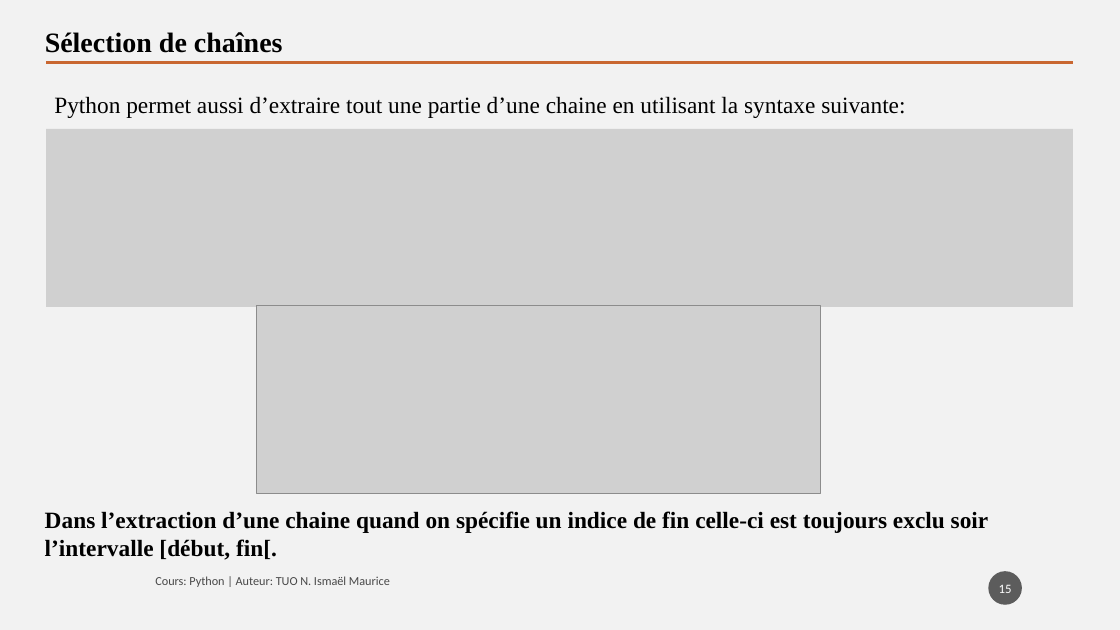
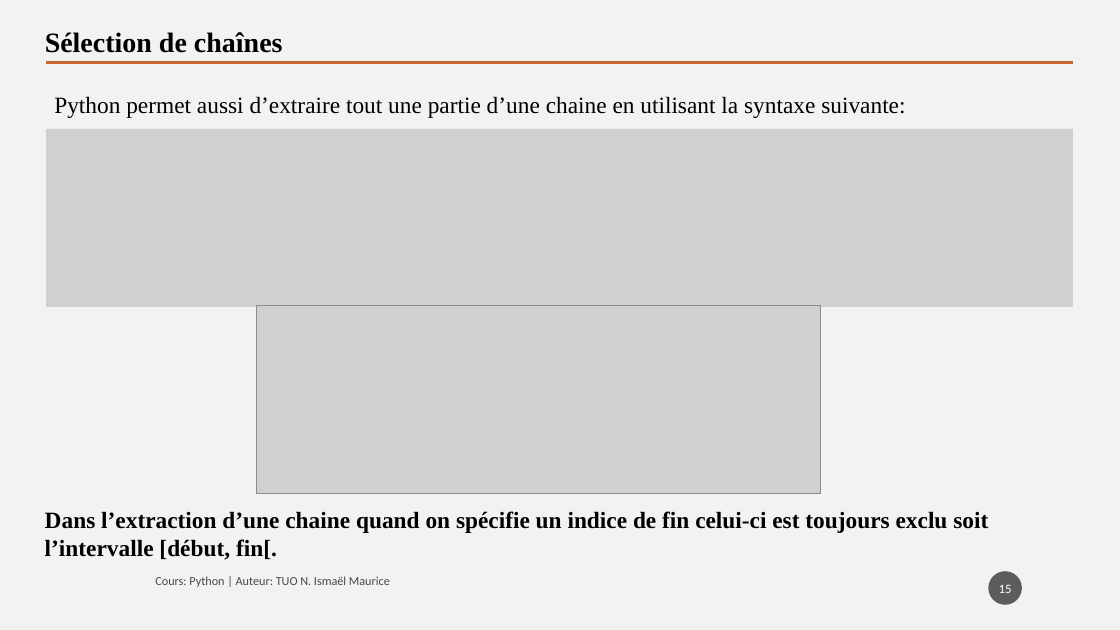
Before and after one commit to tisma95/cours-python, a slide deck: slide 15 of source/Chapitre 8 - Les chaines de caractères.pptx. Drawn at 1120x630 pixels with LibreOffice and Linux fonts; fonts in the diff are those of the drawing; grey boxes stand for pictures. Boxes give left, top, right and bottom in pixels: in the first picture for what was removed or moved away, otherwise in the second. Text is boxed around its words. In the diff, an @@ line names an element or a change of style, - is before the commit and + after.

```diff
--- a/source/Chapitre 8 - Les chaines de caractères.pptx
+++ b/source/Chapitre 8 - Les chaines de caractères.pptx
@@ text at (x1=45, y1=511, x2=988, y2=560): text changed @@
-Dans l’extraction d’une chaine quand on spécifie un indice de fin celle-ci est toujours exclu soir l’intervalle [début, fin[.
+Dans l’extraction d’une chaine quand on spécifie un indice de fin celui-ci est toujours exclu soit l’intervalle [début, fin[.
```
Also in this commit, not shown: 11 other slides changed, 5 slides added, 9 other files.
